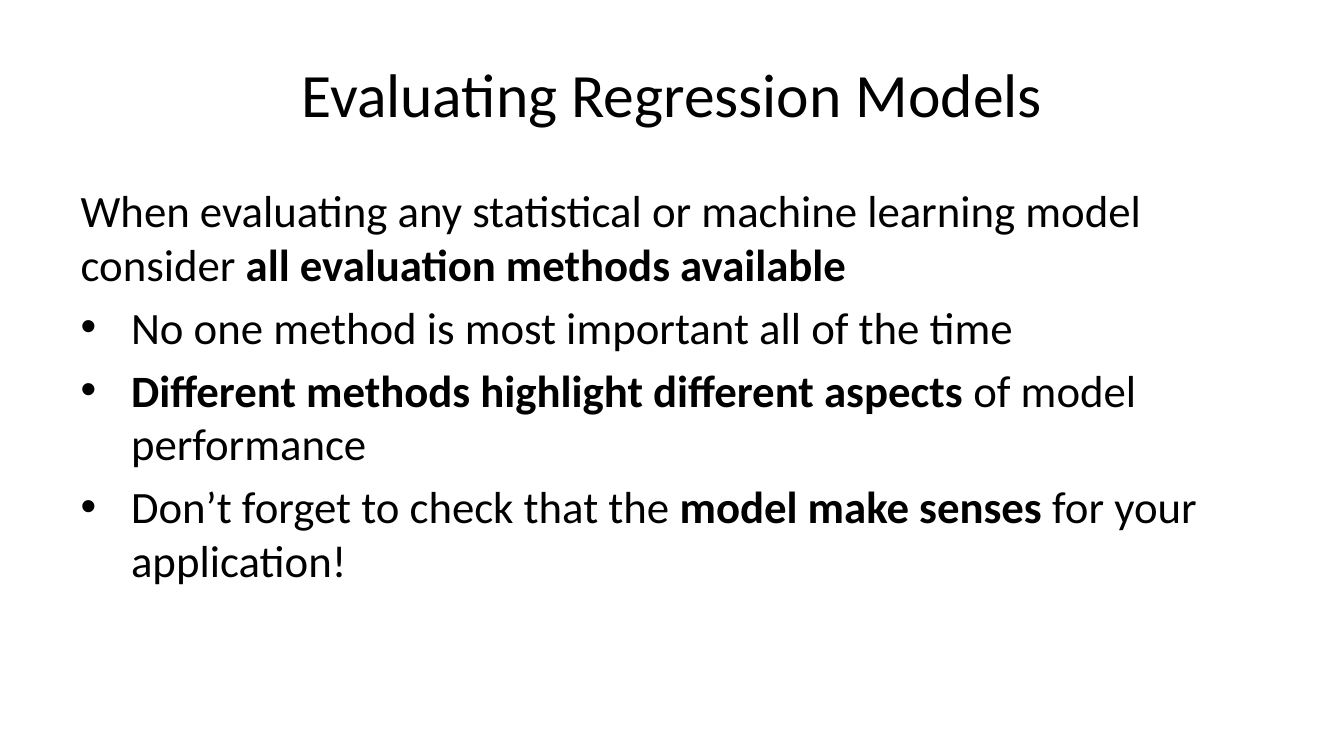
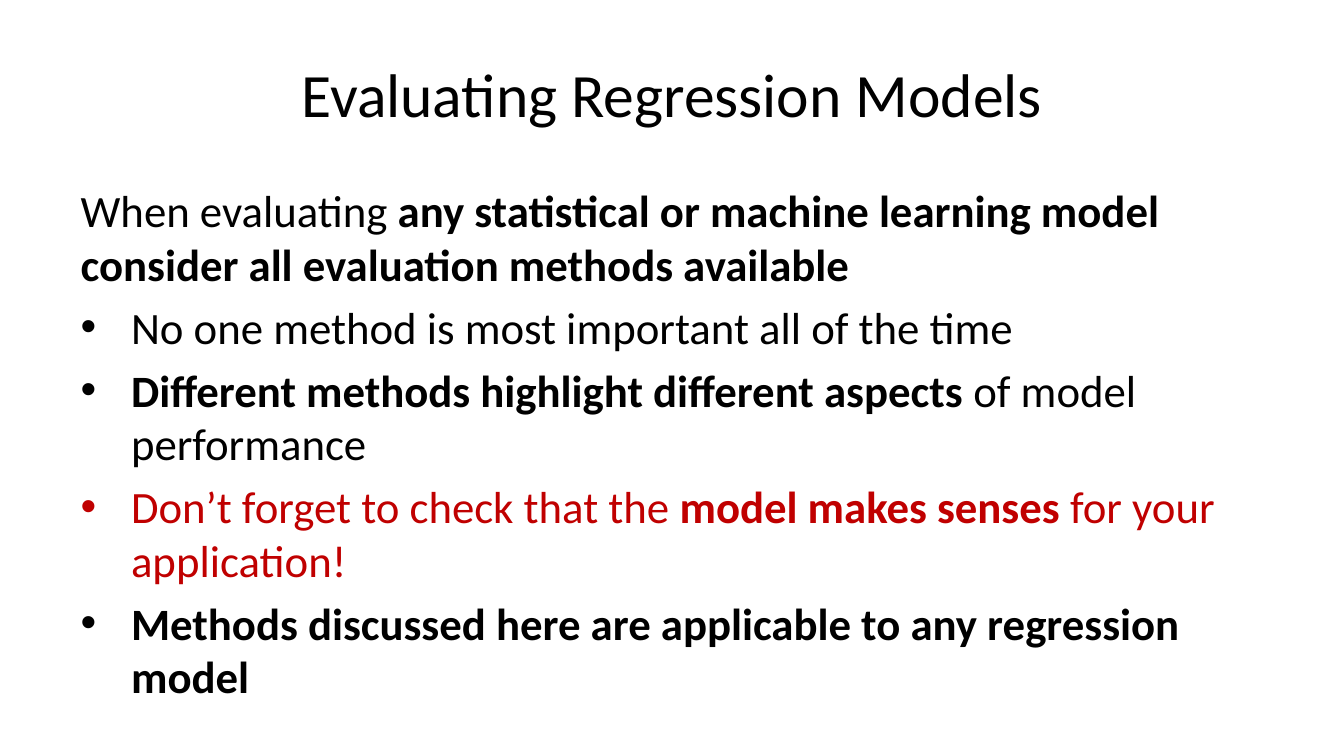
Before and after one commit to StephenElston/CSCI-E-83, a slide deck: slide 36 of LectureSlides/08_IntroductionToLinearModels.pptx (slide 30 before the commit). Drawn at 1344x756 pixels with LibreOffice and Linux fonts; fonts in the diff are those of the drawing. Boxes give left, top, right and bottom in pixels: in the first picture for what was removed or moved away, otherwise in the second. Text is boxed around its words. In the diff, an @@ line names an element or a change of style, - is before the commit and + after.

```diff
--- a/LectureSlides/08_IntroductionToLinearModels.pptx
+++ b/LectureSlides/08_IntroductionToLinearModels.pptx
@@ text at [81,195,1159,282]: bold on in "any statistical or machine learning model consider" @@
@@ text at [131,491,1215,694]: text changed; text colour #000000 to #C00000; bold on @@
-• Don’t forget to check that the model make senses for your application!
+• Don’t forget to check that the model makes senses for your application!
+• Methods discussed here are applicable to any regression model
```
Also in this commit, not shown: 4 other slides changed, 8 slides added.
